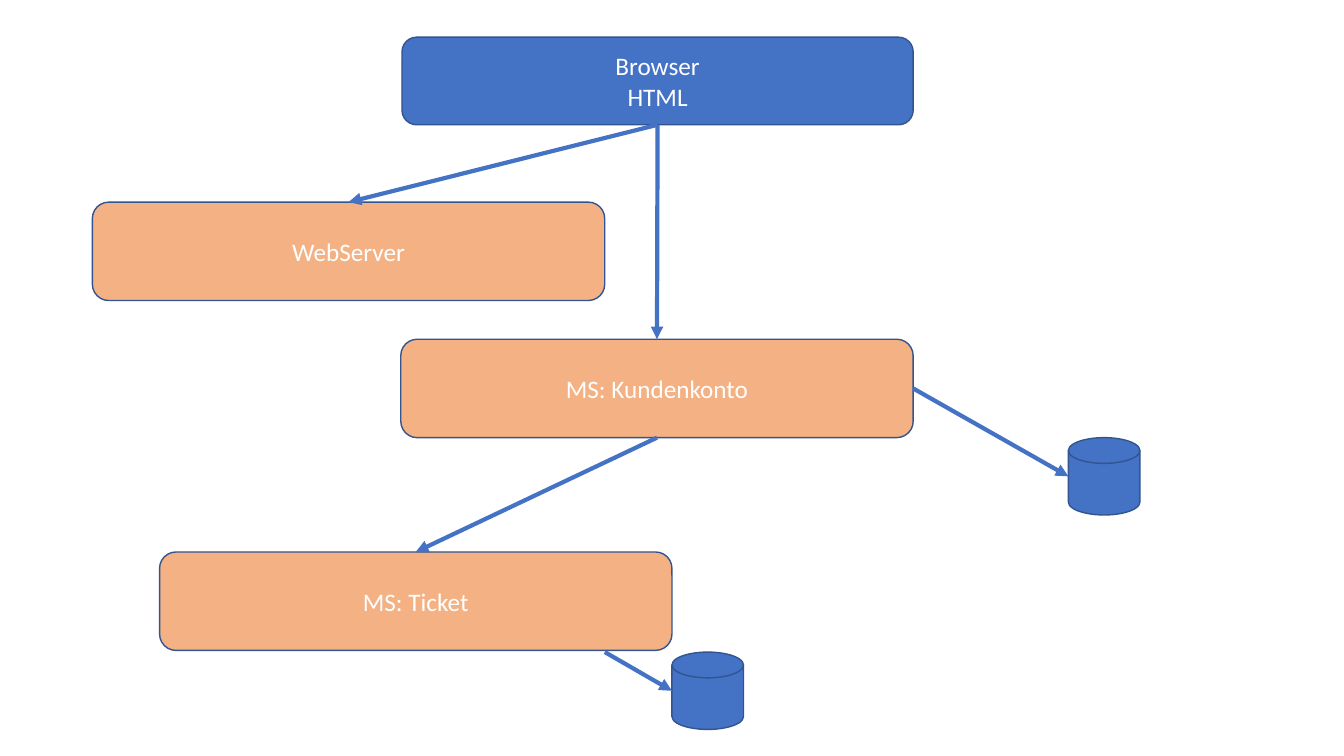
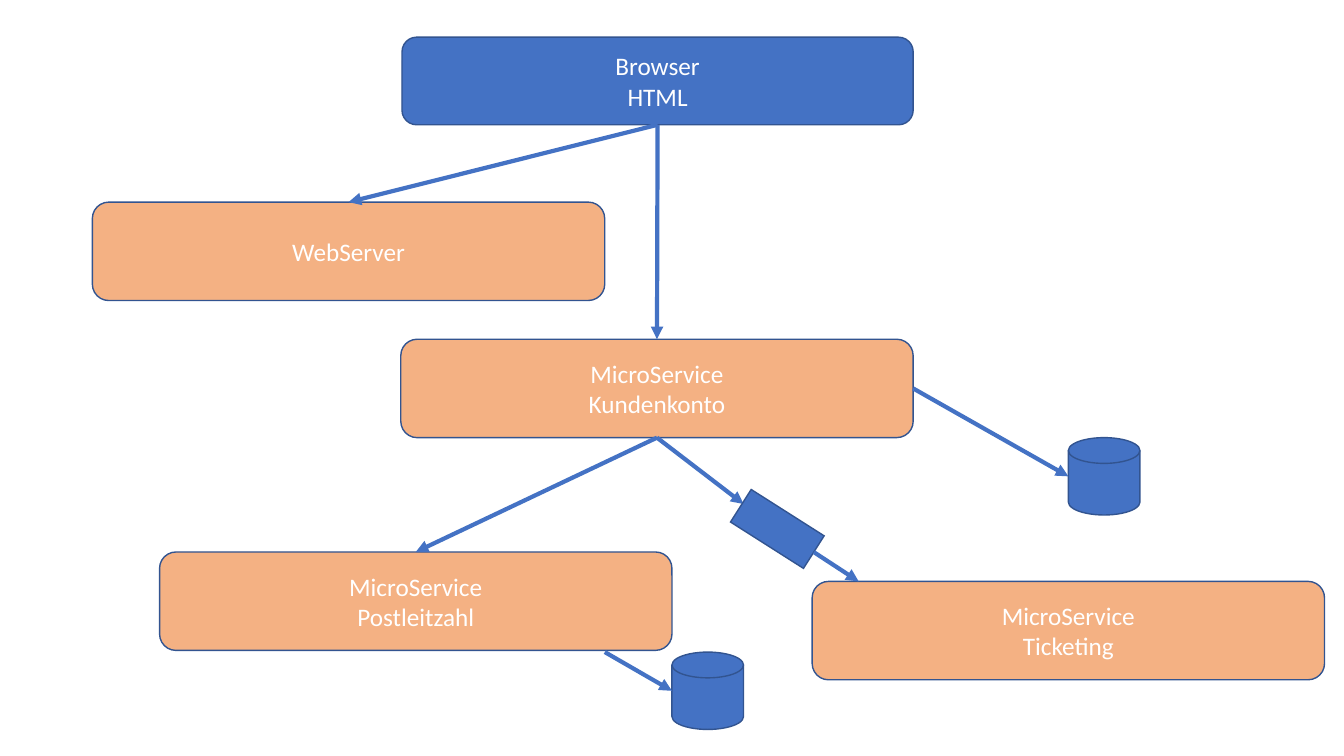
Before and after one commit to igeldo/PR4-SoSe23, a slide deck: slide 2 of Architektur.pptx. Drawn at 1344x756 pixels with LibreOffice and Linux fonts; fonts in the diff are those of the drawing. Boxes give left, top, right and bottom in pixels: in the first picture for what was removed or moved away, otherwise in the second. Text is boxed around its words. In the diff, an @@ line names an element or a change of style, - is before the commit and + after.

Commit message:
update architecture

```diff
--- a/Architektur.pptx
+++ b/Architektur.pptx
@@ text in rounded rectangle at (589,366,725,413): text changed @@
-MS: Kundenkonto
+MicroService
+Kundenkonto
@@ arrow added from (657, 438) to (744, 504), #4472C4 3 pt @@
@@ rectangle added at (730,490,824,569), fill #4472C4, outline #325491 1 pt @@
@@ arrow added from (814, 553) to (859, 582), #4472C4 3 pt @@
@@ text in rounded rectangle at (349,579,482,626): text changed @@
-MS: Ticket
+MicroService
+Postleitzahl
@@ rounded rectangle added at (813,582,1325,681), fill #F4B183, outline #325491 1 pt, 18 pt, text #FFFFFF @@
+MicroService
+Ticketing
```
